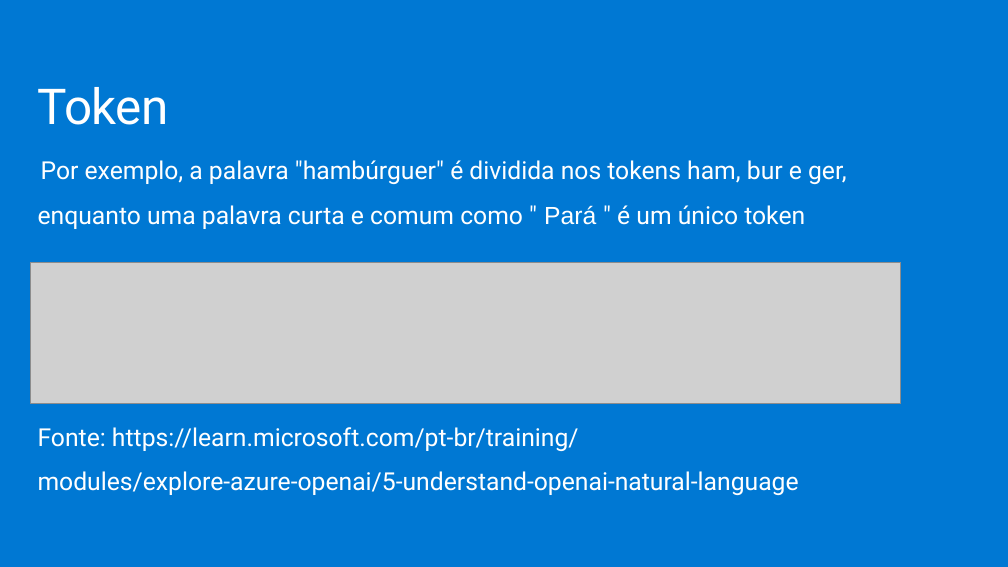
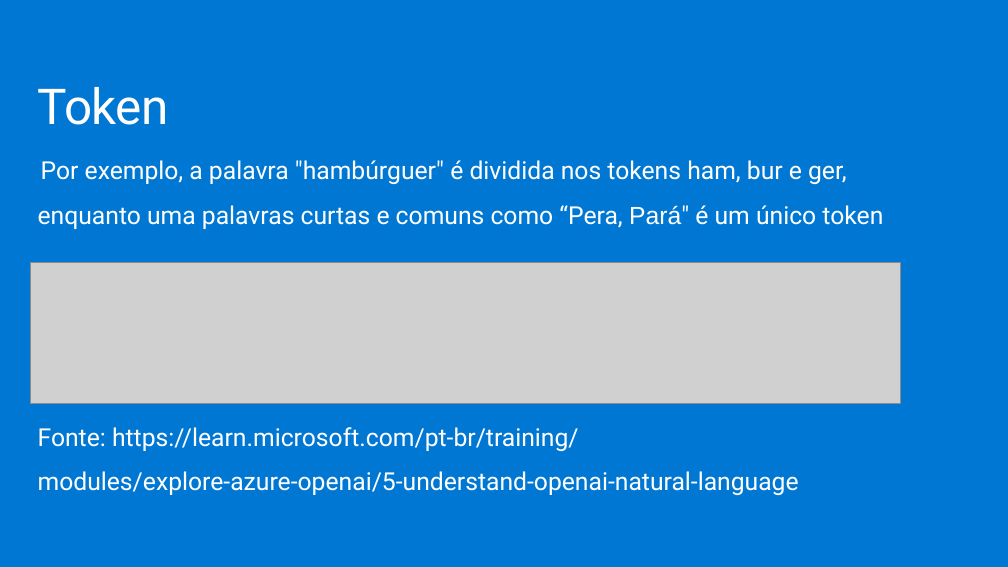
Before and after one commit to jpitapeva/azureopenai, a slide deck: slide 15 of AzureOpenAI.pptx (slide 13 before the commit). Drawn at 1008x567 pixels with LibreOffice and Linux fonts; fonts in the diff are those of the drawing; grey boxes stand for pictures; background and template pictures are left out. Boxes give left, top, right and bottom in pixels: in the first picture for what was removed or moved away, otherwise in the second. Text is boxed around its words. In the diff, an @@ line names an element or a change of style, - is before the commit and + after.

```diff
--- a/AzureOpenAI.pptx
+++ b/AzureOpenAI.pptx
@@ text at (38,205,883,229): text changed @@
-enquanto uma palavra curta e comum como " Pará " é um único token
+enquanto uma palavras curtas e comuns como “Pera, Pará" é um único token
```
Also in this commit, not shown: 6 other slides changed, 2 slides removed.
